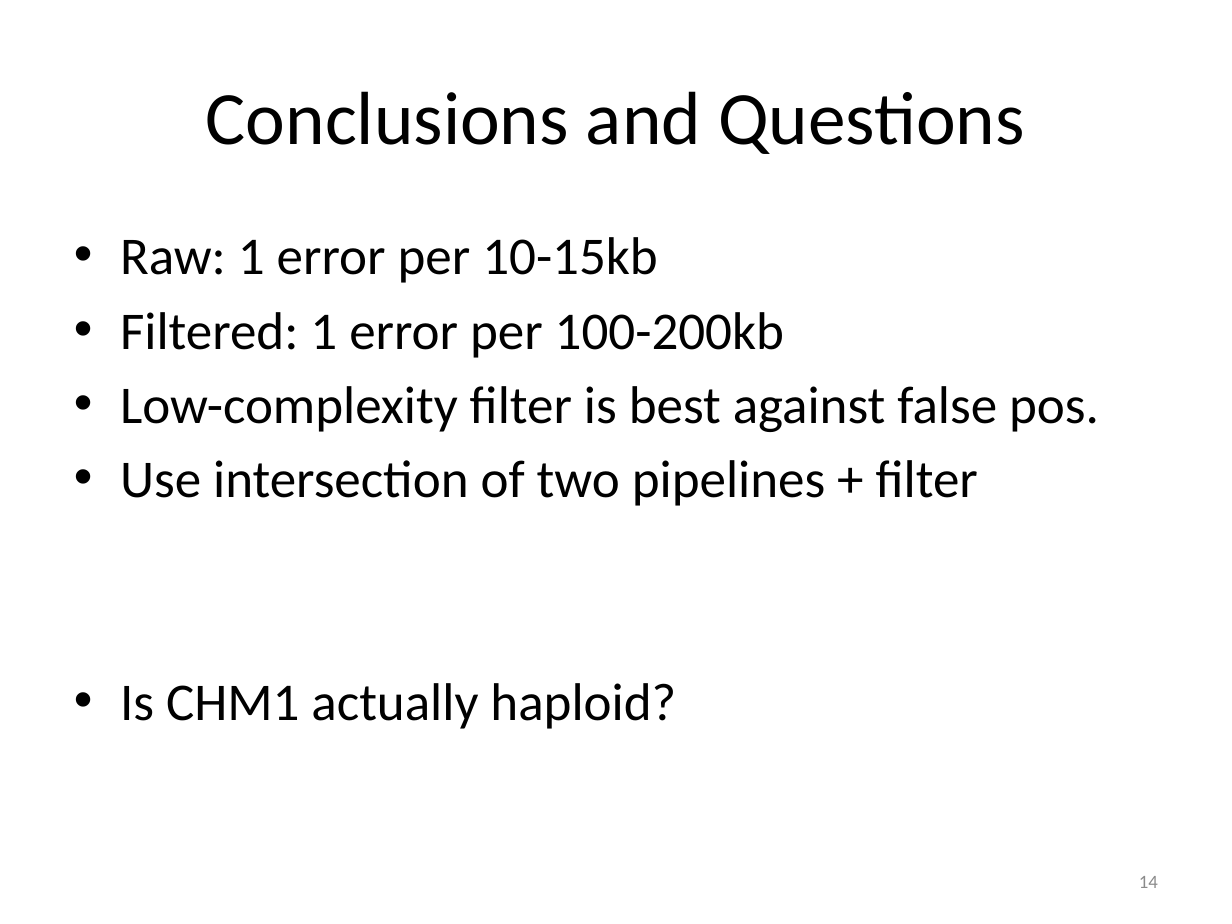
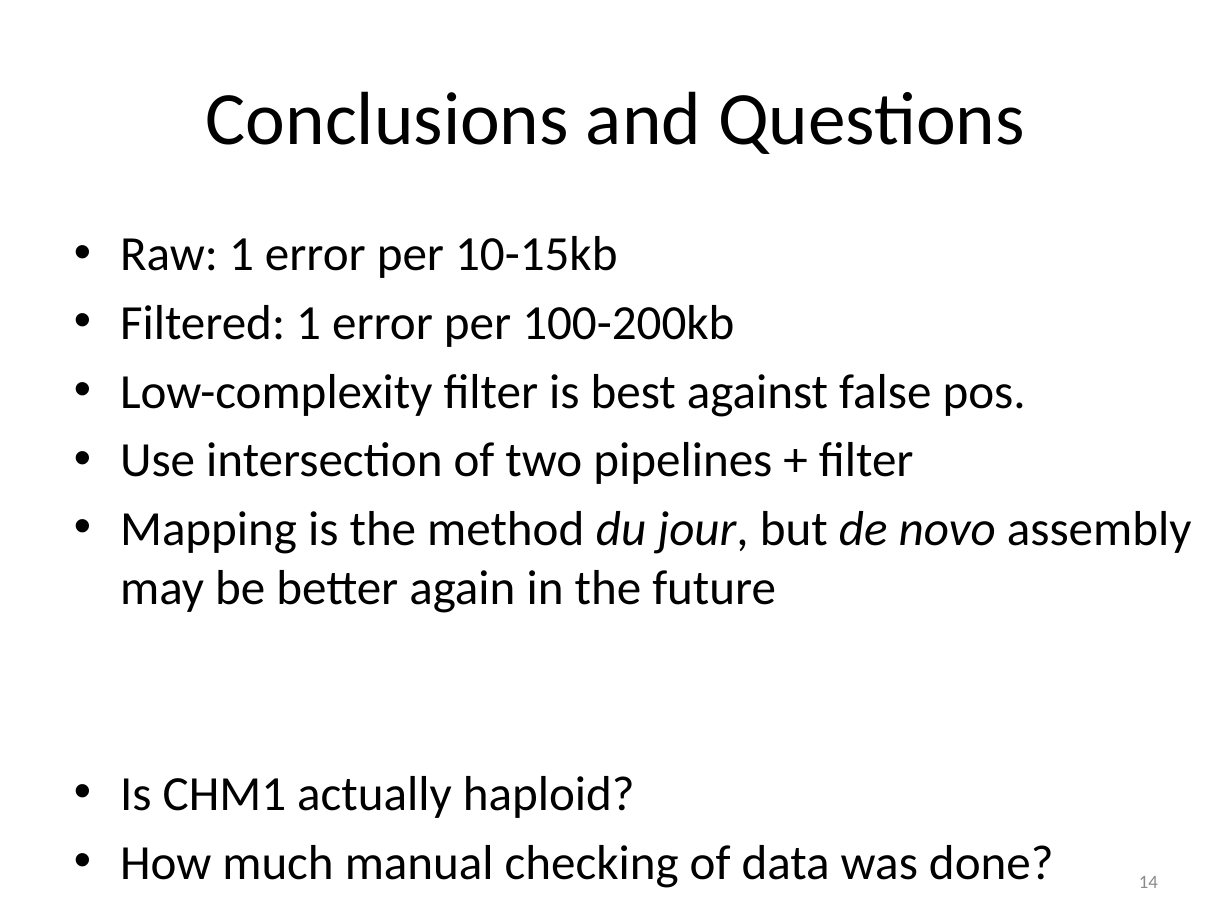
Before and after one commit to tsibley/Artifacts-in-NGS-variant-calling, a slide deck: slide 14 of Journal-Club-2015-01-20.pptx. Drawn at 1232x924 pixels with LibreOffice and Linux fonts; fonts in the diff are those of the drawing. Boxes give left, top, right and bottom in pixels: in the first picture for what was removed or moved away, otherwise in the second. Text is boxed around its words. In the diff, an @@ line names an element or a change of style, - is before the commit and + after.

Commit message:
more slides

```diff
--- a/Journal-Club-2015-01-20.pptx
+++ b/Journal-Club-2015-01-20.pptx
@@ text at <box>120,236,1026,818</box>: size 31 to 28.7 pt in "Raw: 1 error per 10-15kb", "Filtered: 1 error per 100-200kb", "Low-complexity filter is best against false pos.", "Use intersection of two pipelines + filter" and 1 more places @@
@@ text at <box>120,511,1192,613</box>: paragraph added @@
+• Mapping is the method du jour, but de novo assembly may be better again in the future
@@ text at <box>120,845,1053,888</box>: paragraph added @@
+• How much manual checking of data was done?
```
Also in this commit, not shown: 1 other slide changed, 2 slides added.
